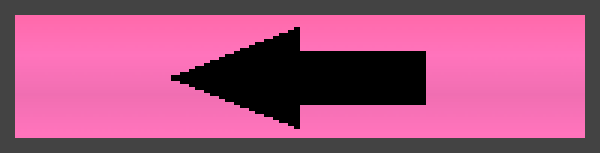
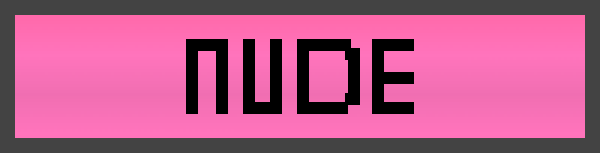
The second (600, 153) image is a revision of the first. Changes to its layers:
hid "Capa pegada #4" over [171, 27, 426, 129]
added layer "Capa pegada #7" above "AMNA #1" over [186, 39, 414, 114]
